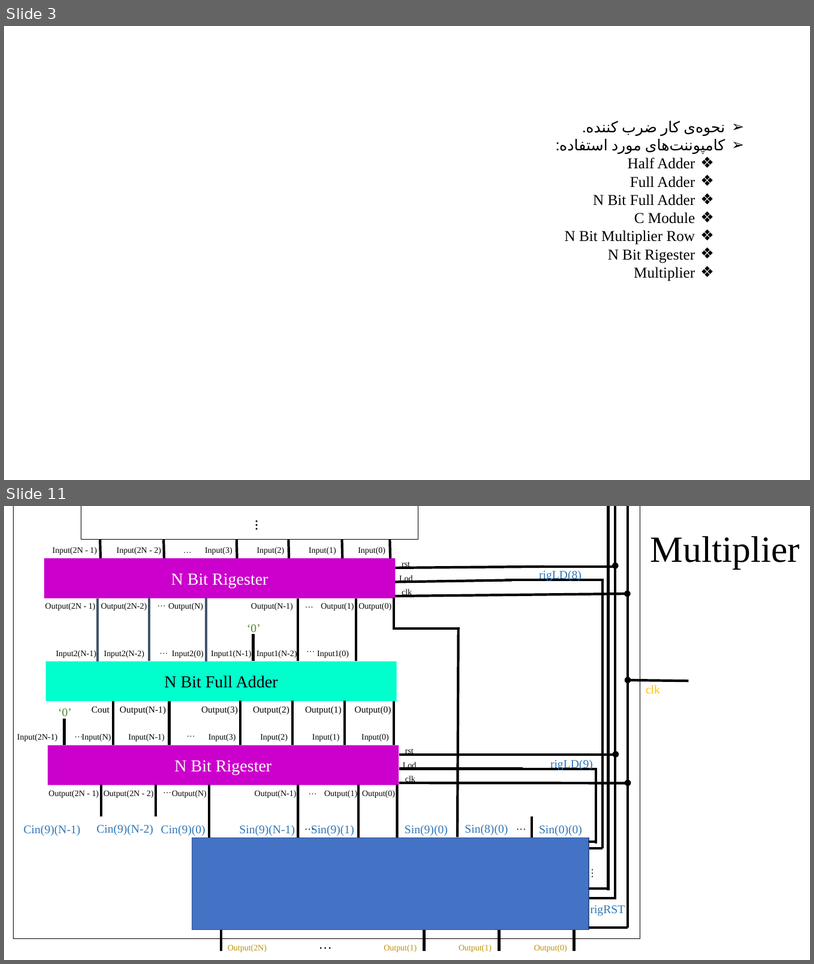
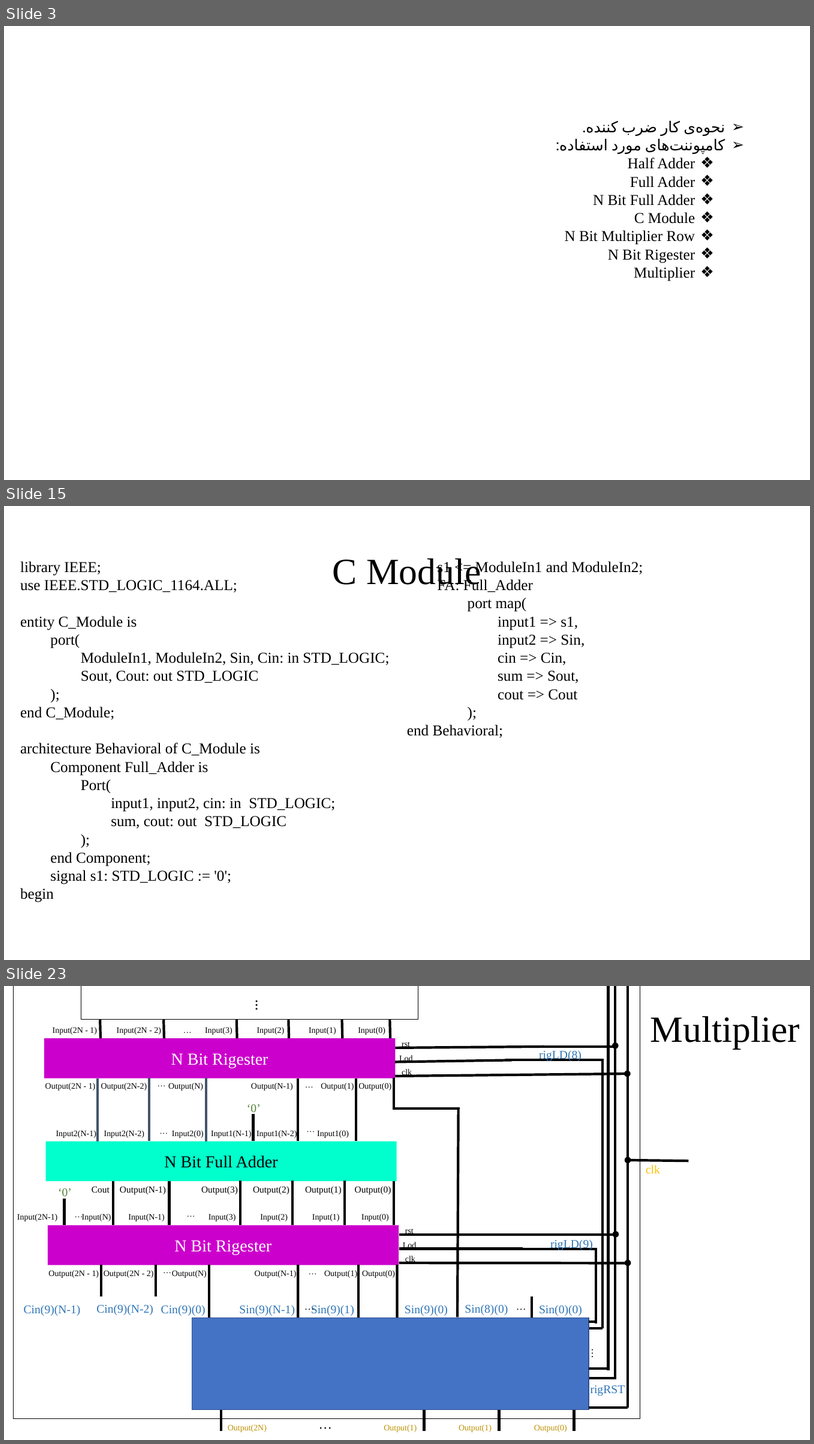
Before and after one commit to RAAvenger/N-Bit-Multiplier, a slide deck: Presentation.pptx. Shown one above the other, each under a label of ours: slides 3 and 11 before the commit, slides 3, 15 and 23 after it; the slides between them are not shown. The pictures are 814x964 and 814x1444 pixels, drawn with LibreOffice and Linux fonts; fonts in the diff are those of the drawing. Boxes give left, top, right and bottom in pixels: in the first picture for what was removed or moved away, otherwise in the second. Text is boxed around its words. In the diff, an @@ line names an element or a change of style, - is before the commit and + after.

```diff
--- a/Presentation.pptx
+++ b/Presentation.pptx
@@ slide 15 added at (x1=4, y1=506, x2=810, y2=960), background #FFFFFF @@
@@ title added at (x1=333, y1=558, x2=481, y2=591), 44 pt, text #000000 @@
+C Module
@@ text added at (x1=20, y1=561, x2=643, y2=902), 18 pt, text #000000 @@
+library IEEE;
+use IEEE.STD_LOGIC_1164.ALL;
+entity C_Module is
+port(
+ModuleIn1, ModuleIn2, Sin, Cin: in STD_LOGIC;
+Sout, Cout: out STD_LOGIC
+);
+end C_Module;
+architecture Behavioral of C_Module is
+Component Full_Adder is
+Port(
+input1, input2, cin: in STD_LOGIC;
+sum, cout: out STD_LOGIC
+);
+end Component;
+signal s1: STD_LOGIC := '0';
+begin
+s1 <= ModuleIn1 and ModuleIn2;
+FA: Full_Adder
+port map(
+input1 => s1,
+input2 => Sin,
+cin => Cin,
+sum => Sout,
+cout => Cout
+);
+end Behavioral;
@@ what was slide 11 is now slide 23 @@
```
Also in this commit, not shown: 2 slides changed, 17 other slides added, 5 other files.
